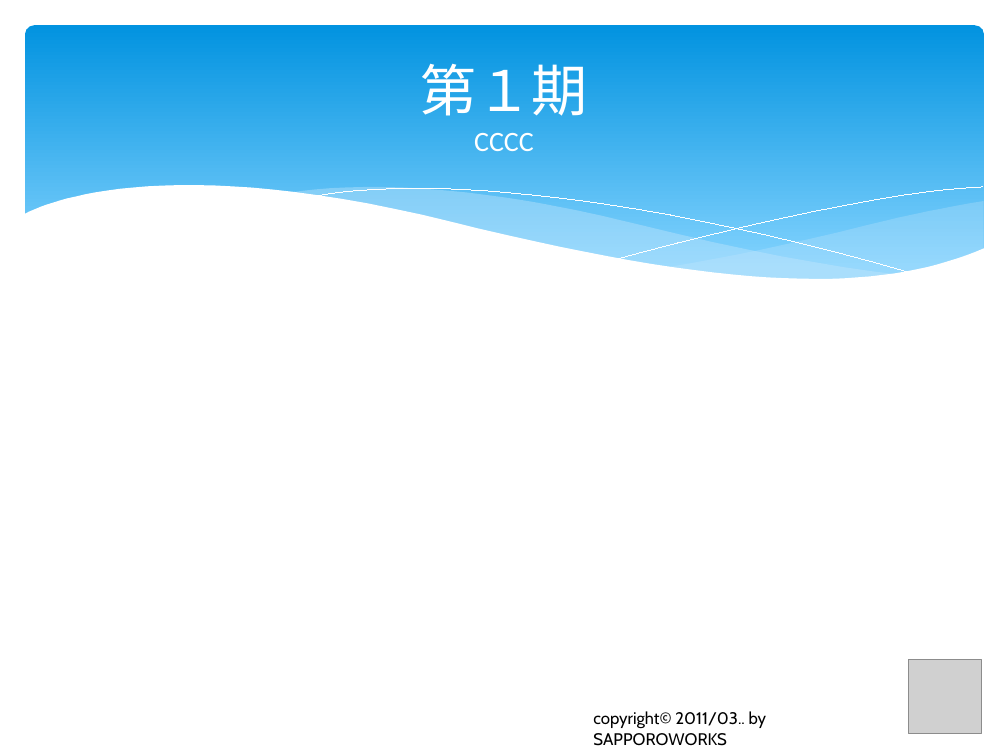
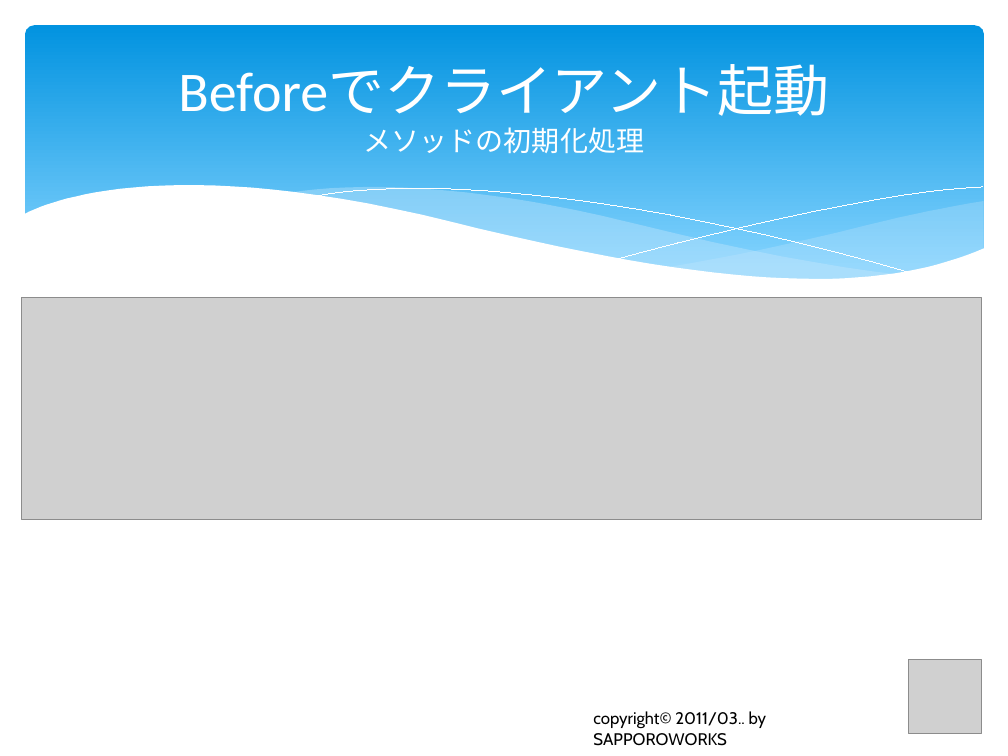
Before and after one commit to furuya02/clrh78, a slide deck: slide 54 of C# から Java へのプログラム移植で体験したTDDの効果は？.pptx (slide 25 before the commit). Drawn at 1008x756 pixels with LibreOffice and Linux fonts; fonts in the diff are those of the drawing; grey boxes stand for pictures. Boxes give left, top, right and bottom in pixels: in the first picture for what was removed or moved away, otherwise in the second. Text is boxed around its words. In the diff, an @@ line names an element or a change of style, - is before the commit and + after.

```diff
--- a/C# から Java へのプログラム移植で体験したTDDの効果は？.pptx
+++ b/C# から Java へのプログラム移植で体験したTDDの効果は？.pptx
@@ title at (178,65,829,154): text changed; size 20 to 40 pt @@
-第１期
-CCCC
+Beforeでクライアント起動
+メソッドの初期化処理
@@ picture added at (22,297,982,519) @@
```
Also in this commit, not shown: 17 other slides changed, 13 slides added, 3 slides removed.
